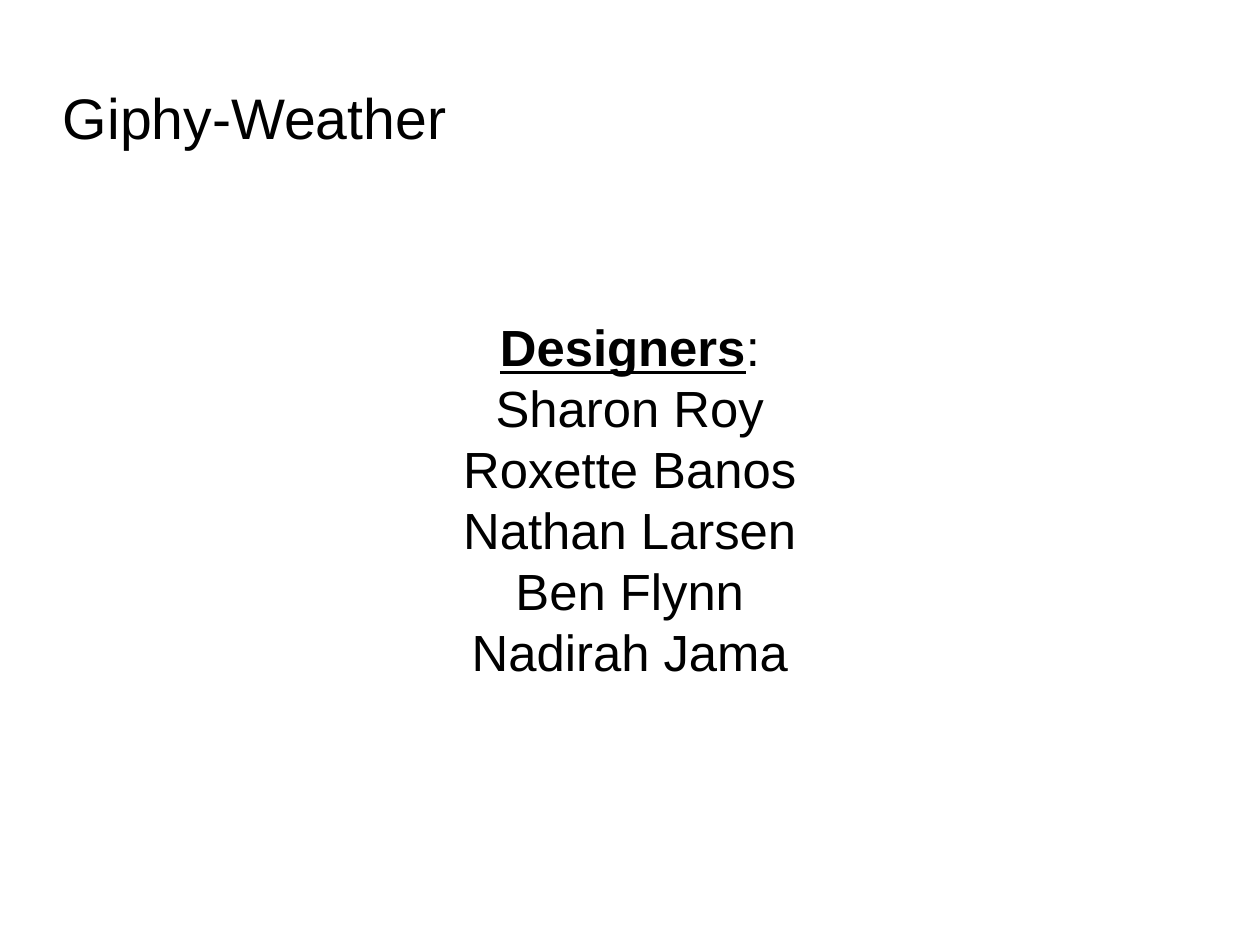
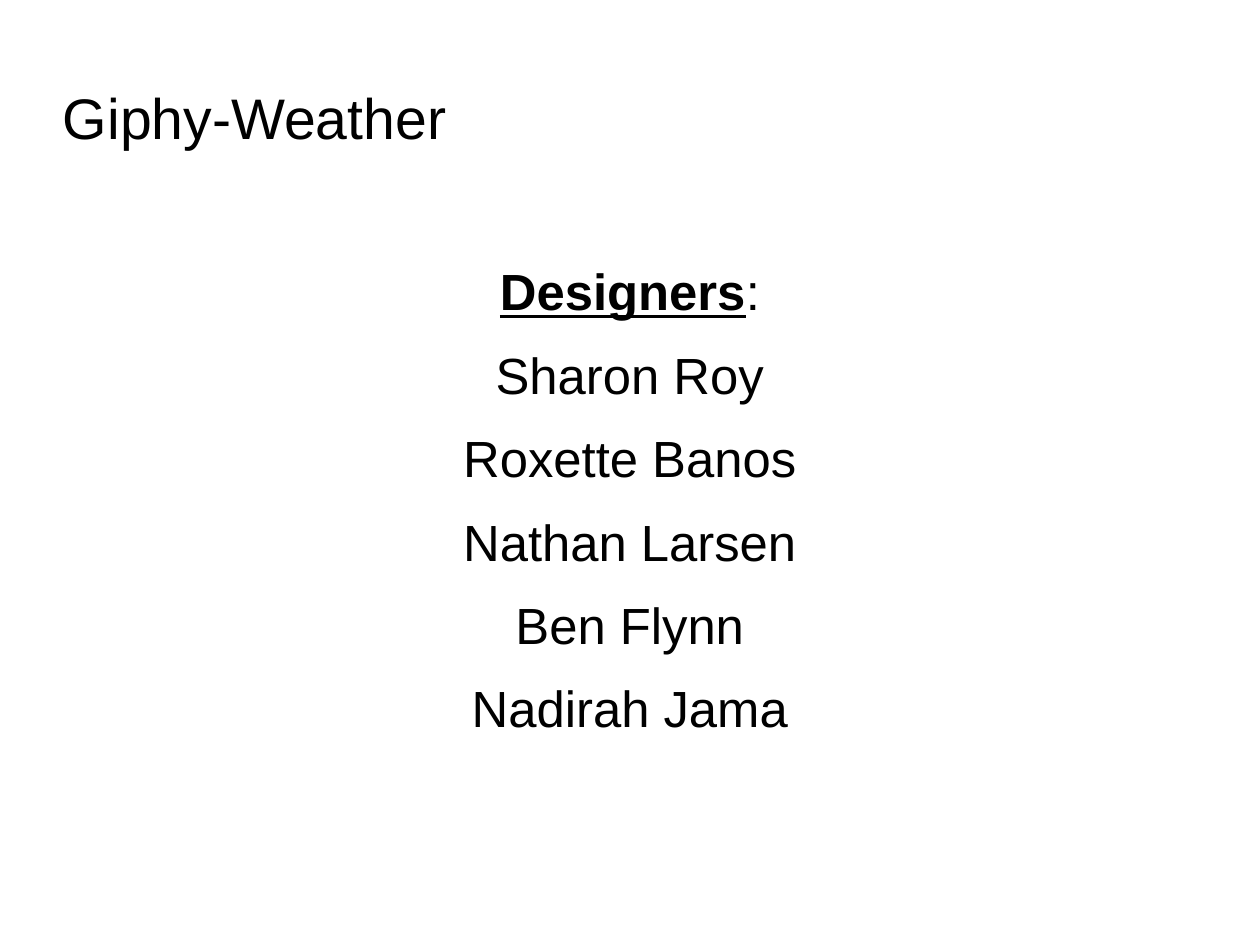
Before and after one commit to smaryroy/Giphy-Weather, a slide deck: slide 1 of assets/docs/giphyWeatherPresentation.odp. Drawn at 1260x945 pixels with LibreOffice and Linux fonts; fonts in the diff are those of the drawing; background and template pictures are left out. Boxes give left, top, right and bottom in pixels: in the first picture for what was removed or moved away, otherwise in the second. Text is boxed around its words. In the diff, an @@ line names an element or a change of style, - is before the commit and + after.

```diff
--- a/assets/docs/giphyWeatherPresentation.odp
+++ b/assets/docs/giphyWeatherPresentation.odp
@@ subtitle "Designers:" at box(463, 273, 796, 728): more space between paragraphs @@
```
Also in this commit, not shown: 6 other slides changed, 1 other file.
